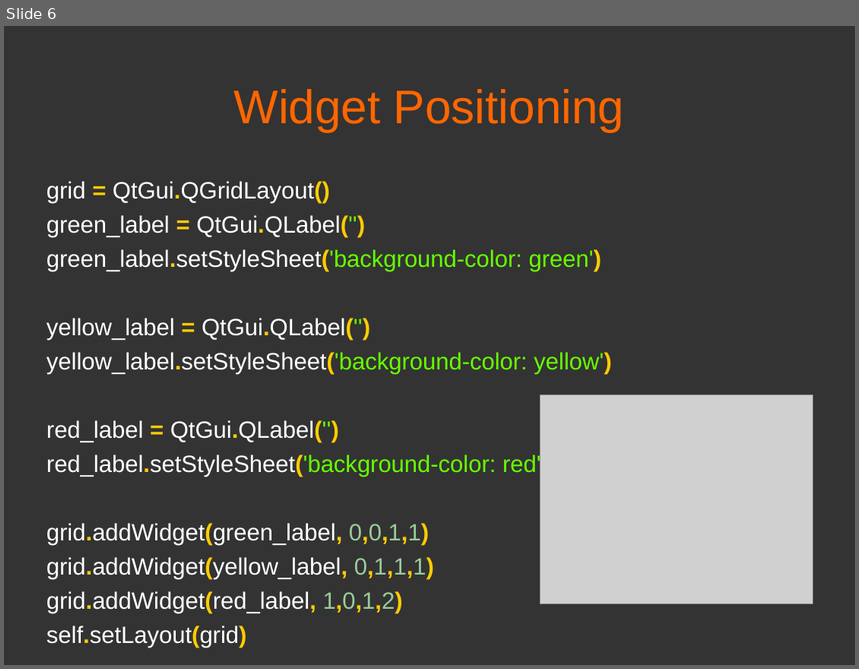
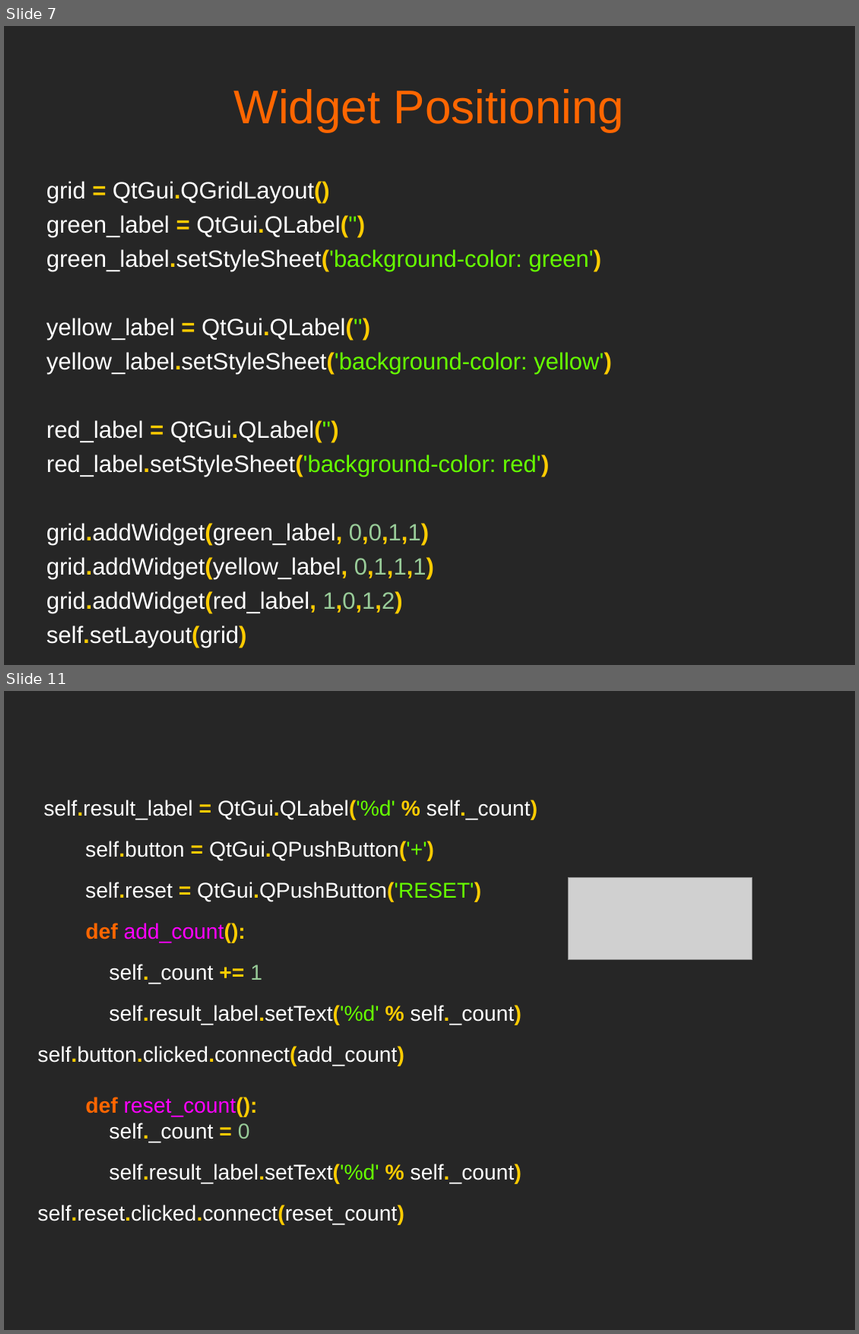
Before and after one commit to mfarhan12/qt-presentation, a slide deck: OPAG QT Presentation.odp. Shown one above the other, each under a label of ours: slide 6 before the commit, slides 7 and 11 after it; the slides between them are not shown. The pictures are 859x669 and 859x1334 pixels, drawn with LibreOffice and Linux fonts; fonts in the diff are those of the drawing; grey boxes stand for pictures. Boxes give left, top, right and bottom in pixels: in the first picture for what was removed or moved away, otherwise in the second. Text is boxed around its words. In the diff, an @@ line names an element or a change of style, - is before the commit and + after.

```diff
--- a/OPAG QT Presentation.odp
+++ b/OPAG QT Presentation.odp
@@ slide 11 added at [4, 691, 855, 1330], background #262626 @@
@@ text added at [37, 800, 538, 1225], 20 pt, text #FFFFFF @@
+self.result_label = QtGui.QLabel('%d' % self._count)
+self.button = QtGui.QPushButton('+')
+self.reset = QtGui.QPushButton('RESET')
+def add_count():
+self._count += 1
+self.result_label.setText('%d' % self._count)
+self.button.clicked.connect(add_count)
+def reset_count():
+self._count = 0
+self.result_label.setText('%d' % self._count)
+self.reset.clicked.connect(reset_count)
@@ picture added at [569, 878, 753, 960] @@
@@ what was slide 6 is now slide 7 @@
@@ slide 7 changed as well @@
@@ background #333333 to #262626 @@
@@ picture removed at [540, 395, 813, 604] @@
```
Also in this commit, not shown: 5 other slides changed, 12 other slides added, 5 other files.
